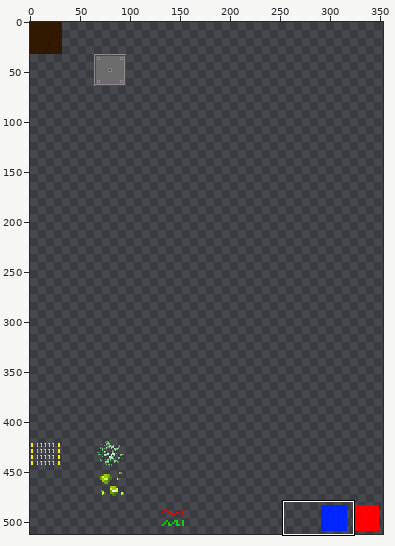
Two versions of one sprite sheet, Resources/Textures/lightAtlas.png. Above: a wide view before the commit, with the close-up outlined.
Close-up. Earlier state:
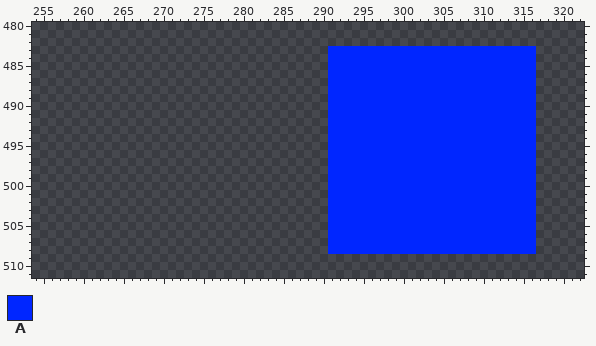
The file is 512x512 pixels. Colours within 5 levels of each other are drawn and written as one. Shown: x 254..322, y 480..511. The wide view leaves out empty margins.
Palette (. is transparent): A #0026ff
Pixels before, first column x 291:
483 AAAAAAAAAAAAAAAAAAAAAAAAAA
484 AAAAAAAAAAAAAAAAAAAAAAAAAA
485 AAAAAAAAAAAAAAAAAAAAAAAAAA
486 AAAAAAAAAAAAAAAAAAAAAAAAAA
487 AAAAAAAAAAAAAAAAAAAAAAAAAA
488 AAAAAAAAAAAAAAAAAAAAAAAAAA
489 AAAAAAAAAAAAAAAAAAAAAAAAAA
490 AAAAAAAAAAAAAAAAAAAAAAAAAA
491 AAAAAAAAAAAAAAAAAAAAAAAAAA
492 AAAAAAAAAAAAAAAAAAAAAAAAAA
493 AAAAAAAAAAAAAAAAAAAAAAAAAA
494 AAAAAAAAAAAAAAAAAAAAAAAAAA
495 AAAAAAAAAAAAAAAAAAAAAAAAAA
496 AAAAAAAAAAAAAAAAAAAAAAAAAA
497 AAAAAAAAAAAAAAAAAAAAAAAAAA
498 AAAAAAAAAAAAAAAAAAAAAAAAAA
499 AAAAAAAAAAAAAAAAAAAAAAAAAA
500 AAAAAAAAAAAAAAAAAAAAAAAAAA
501 AAAAAAAAAAAAAAAAAAAAAAAAAA
502 AAAAAAAAAAAAAAAAAAAAAAAAAA
503 AAAAAAAAAAAAAAAAAAAAAAAAAA
504 AAAAAAAAAAAAAAAAAAAAAAAAAA
505 AAAAAAAAAAAAAAAAAAAAAAAAAA
506 AAAAAAAAAAAAAAAAAAAAAAAAAA
507 AAAAAAAAAAAAAAAAAAAAAAAAAA
508 AAAAAAAAAAAAAAAAAAAAAAAAAA
After the commit:
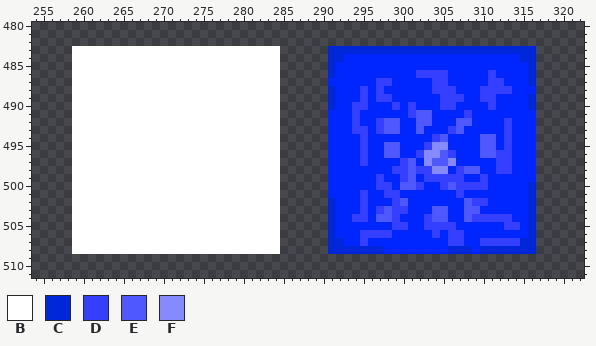
Colours new in this view: B #ffffff  C #0026d9  D #353fff  E #4f57ff  F #8789ff
What changed:
Colour B is added in rows 483 to 508 at x 259 to 284.
Colour C replaces colour A in row 483 at x 291 to 316; in row 484 at x 291 to 292 and 315 to 316; in rows 485 to 486 at x 291 and 316; in row 487 at x 316; in row 488 at x 291; in rows 489 to 490 at x 291 and 316.
Colour C replaces colour A in rows 500 to 501 at x 316; in rows 502 to 506 at x 291 and 316; in row 507 at x 291 to 292 and 315 to 316; in row 508 at x 291 to 297, 306 to 308 and 310 to 316.
Colour D replaces colour A in row 486 at x 302 to 305 and 311; in row 487 at x 297 to 298, 304 to 305 and 311 to 312; in row 488 at x 295, 297, 304 to 306 and 310 to 313; in row 489 at x 295, 297 to 298, 305 to 307 and 310 to 311; in row 490 at x 294 to 295, 299, 301, 305 to 306 and 311; in row 491 at x 294, 301 and 308.
Colour D replaces colour A in row 492 at x 294, 297 and 313; in row 493 at x 294 to 295, 297, 306 and 313; in row 494 at x 295, 304 and 313; in row 495 at x 295, 303 and 313; in row 496 at x 295, 302, 306 and 312 to 313; in row 497 at x 295, 300 and 312 to 313.
Colour D replaces colour A in row 498 at x 299 to 300, 302 to 303, 307 and 312 to 313; in row 499 at x 297, 300, 303 to 307 and 310; in row 500 at x 297 to 298, 302, 305 and 307 to 310; in row 501 at x 295, 298 to 299 and 307; in row 502 at x 295, 299 and 309 to 310; in row 503 at x 295, 297 and 299 to 300.
Colour D replaces colour A in row 504 at x 294 to 295, 299, 303 and 309 to 313; in row 505 at x 299 to 300, 303 to 306 and 313 to 314; in row 506 at x 295 to 298, 304 and 306 to 307; in row 507 at x 295, 306 to 307 and 310 to 314.
Colour E replaces colour A in row 491 at x 302 to 303; in row 492 at x 298 to 299, 302 to 303 and 307 to 308; in row 493 at x 298 to 299, 302 and 307; in row 494 at x 305 and 310 to 311; in row 495 at x 298 to 299 and 310 to 311; in row 496 at x 298 to 299, 305 and 310 to 311.
Colour E replaces colour A in row 497 at x 301 and 304 to 305; in row 498 at x 301 and 308 to 309; in row 499 at x 301; in row 500 at x 300 to 301 and 306; in row 502 at x 300 and 308; in row 503 at x 298, 304 to 305 and 308 to 309.
Colour E replaces colour A in row 504 at x 297 to 298, 304 to 305 and 308.
Colour F replaces colour A in row 495 at x 304 to 305; in row 496 at x 303 to 304; in row 497 at x 303 and 306; in row 498 at x 304 to 305.
